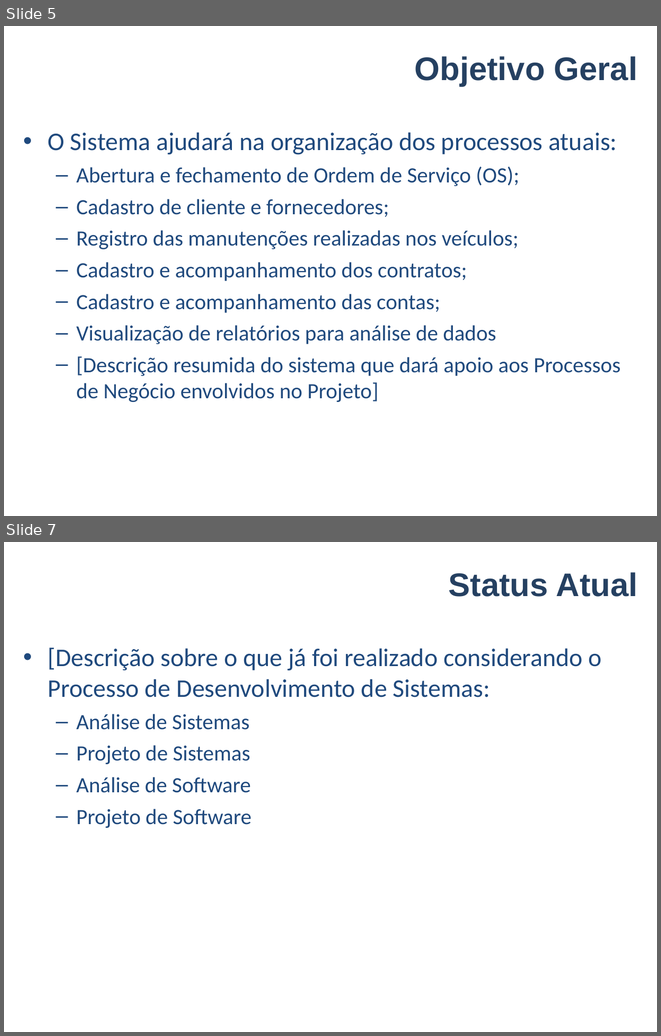
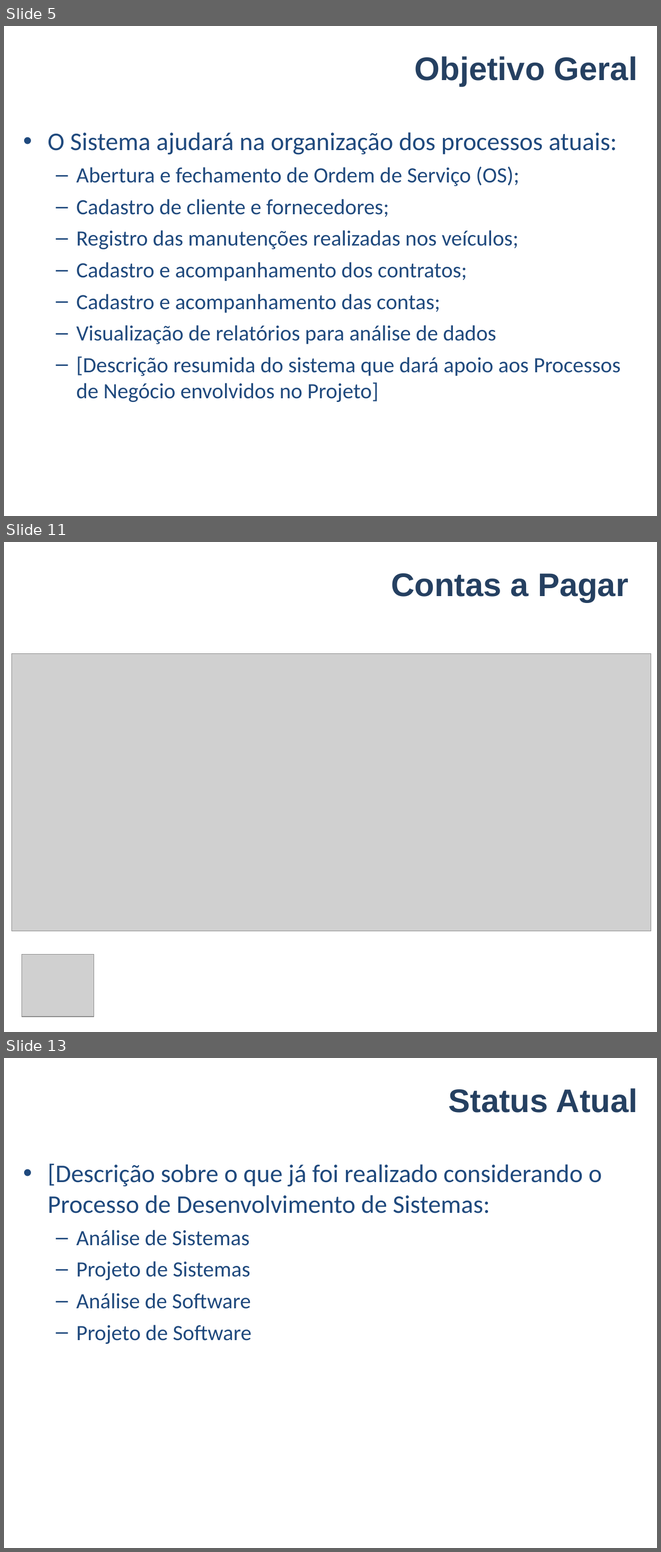
Before and after one commit to smrpuc/pos-fit-es10, a slide deck: Material Aulas/Metodologia de Pesquisa/FIT-TCC-Grupo04.ppt. Shown one above the other, each under a label of ours: slides 5 and 7 before the commit, slides 5, 11 and 13 after it; the slides between them are not shown. The pictures are 661x1036 and 661x1552 pixels, drawn with LibreOffice and Linux fonts; fonts in the diff are those of the drawing; grey boxes stand for pictures; background and template pictures are left out. Boxes give left, top, right and bottom in pixels: in the first picture for what was removed or moved away, otherwise in the second. Text is boxed around its words. In the diff, an @@ line names an element or a change of style, - is before the commit and + after.

```diff
--- a/Material Aulas/Metodologia de Pesquisa/FIT-TCC-Grupo04.ppt
+++ b/Material Aulas/Metodologia de Pesquisa/FIT-TCC-Grupo04.ppt
@@ slide 11 added at box(4, 542, 657, 1032), background #FFFFFF @@
@@ title added at box(391, 573, 628, 602), 36 pt, text #254061, bold @@
+Contas a Pagar
@@ picture added at box(12, 654, 651, 931) @@
@@ picture added at box(21, 954, 94, 1017) @@
@@ what was slide 7 is now slide 13 @@
```
Also in this commit, not shown: 1 slide changed, 5 other slides added.
